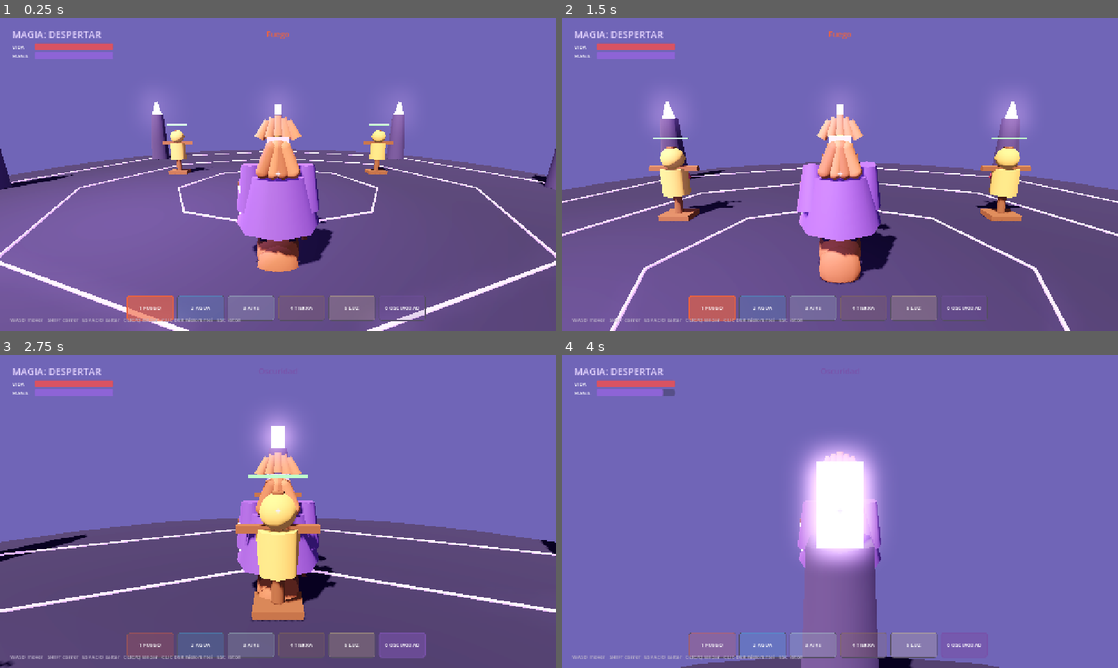
Above: before the commit, frames 1-4 (two rows, left to right).
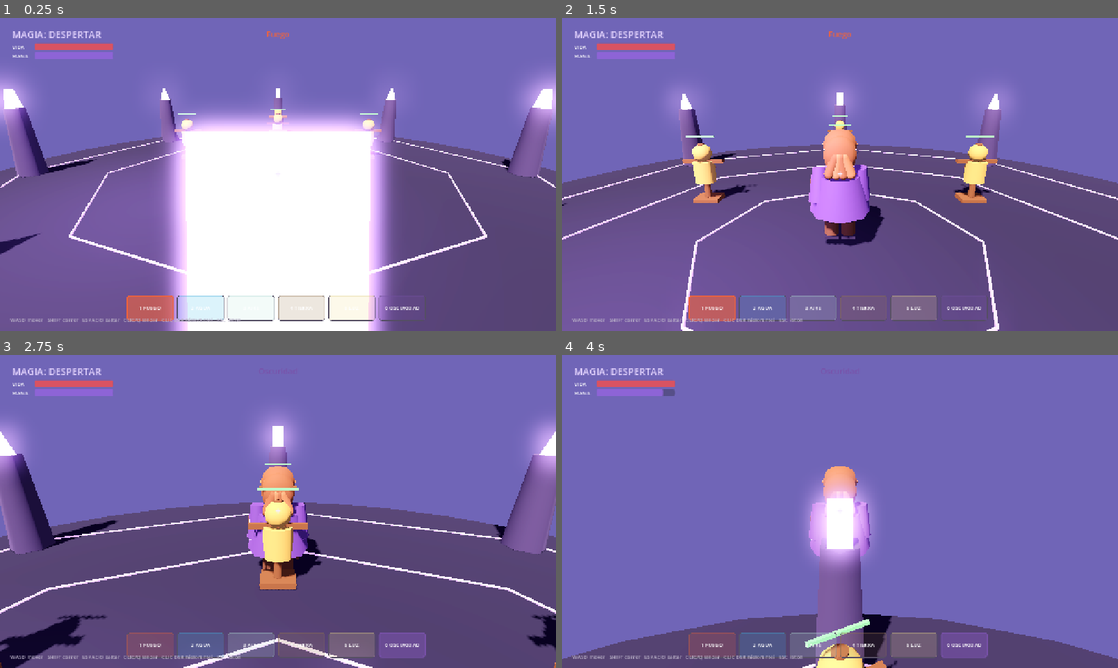
Above: after the commit, the same moments.

Repository: JuanH00/Magia-Despertar
Game: Godot game, scene res://scenes/main.tscn
Two runs of this game, one before a commit and one after it. Both use one fixed random seed, a clock stepped at 60 frames per second and the inputs below.
Inputs (mouse positions are in pixels of both pictures, inside the frame that each line leads up to):
- Up to frame 1 (0.25 s): no input
- Up to frame 2 (1.5 s): tap Enter at 0.5 s; move the mouse to (867, 174) at 0.52 s; hold Shift 0.53-1.28 s; hold W from 0.53 s (still down); click (867, 174) at 0.67 s; tap Space at 0.77 s; move the mouse to (812, 174) at 1.27 s; tap 1 at 1.35 s
- Up to frame 3 (2.75 s): keep holding W; tap Space at 1.52 s; move the mouse to (289, 505) at 2.02 s; tap 6 at 2.1 s
- Up to frame 4 (4 s): keep holding W; move the mouse to (834, 517) at 2.77 s; tap Q at 2.85 s; click (834, 517) at 2.92 s; tap Space at 3.02, 3.77 s; move the mouse to (878, 514) at 3.52 s; hold Shift from 3.53 s (still down)

The runs differ from the first frame. In frame 1, 36% of the frame differs, in the area x 0-100%, y 17-100%; in frame 2, 16%; in frame 3, 16%; in frame 4, 15%.

Commit message:
Modify camera pitch and spring arm settings
Adjusted camera pitch rotation and spring arm length for better positioning.

Diff:
--- a/scripts/sam_heart.gd
+++ b/scripts/sam_heart.gd
@@ -133,10 +133,10 @@
 	camera_yaw.global_position = global_position + Vector3.UP * 1.75
 	add_child(camera_yaw)
 	camera_pitch = Node3D.new()
-	camera_pitch.rotation.x = deg_to_rad(-12)
+	camera_pitch.rotation.x = deg_to_rad(-18)
 	camera_yaw.add_child(camera_pitch)
 	var boom := SpringArm3D.new()
-	boom.spring_length = 5.2
+	boom.spring_length = 7.0
 	boom.margin = 0.2
 	camera_pitch.add_child(boom)
 	camera = Camera3D.new()
@@ -227,6 +227,7 @@
 		if b is Material: material = b
 		elif b is Node3D: parent = b
 		if c is Material: material = c
+		elif c is Node3D: parent = c
 	var item := MeshInstance3D.new()
 	item.name = n
 	item.mesh = mesh
